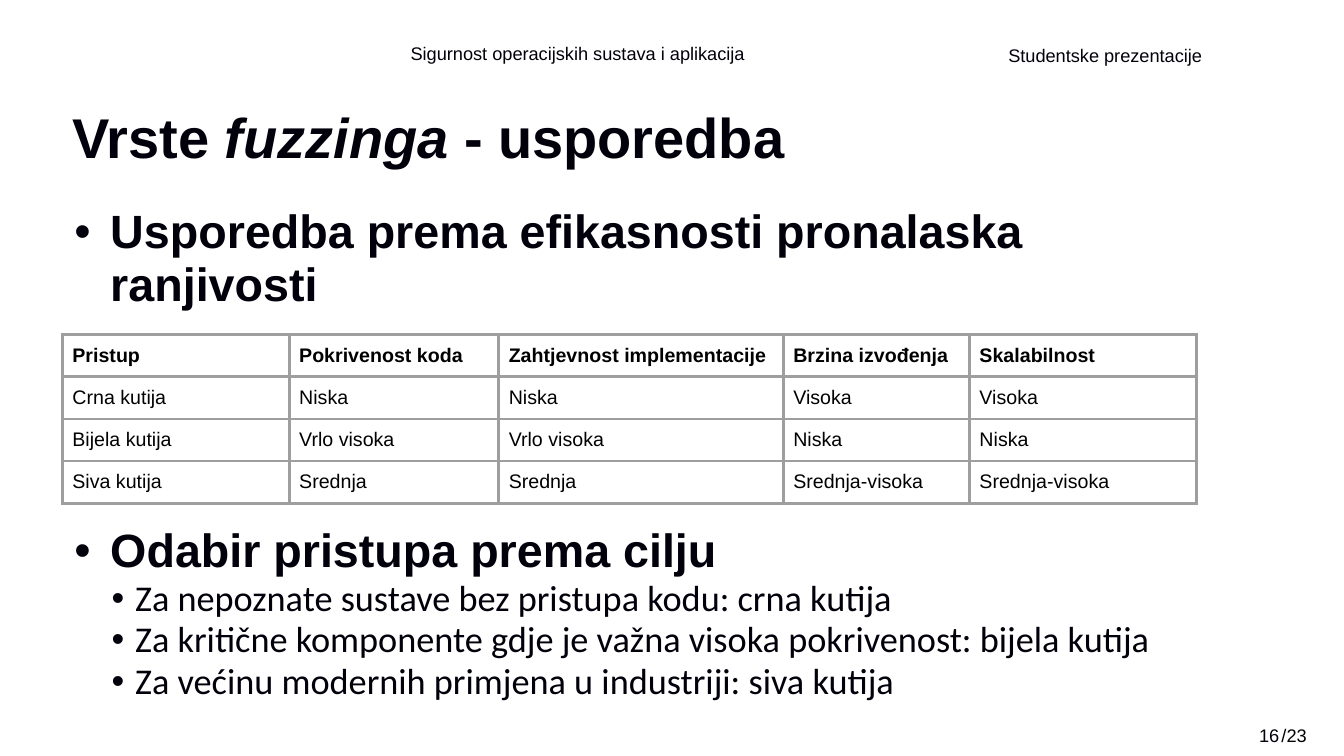
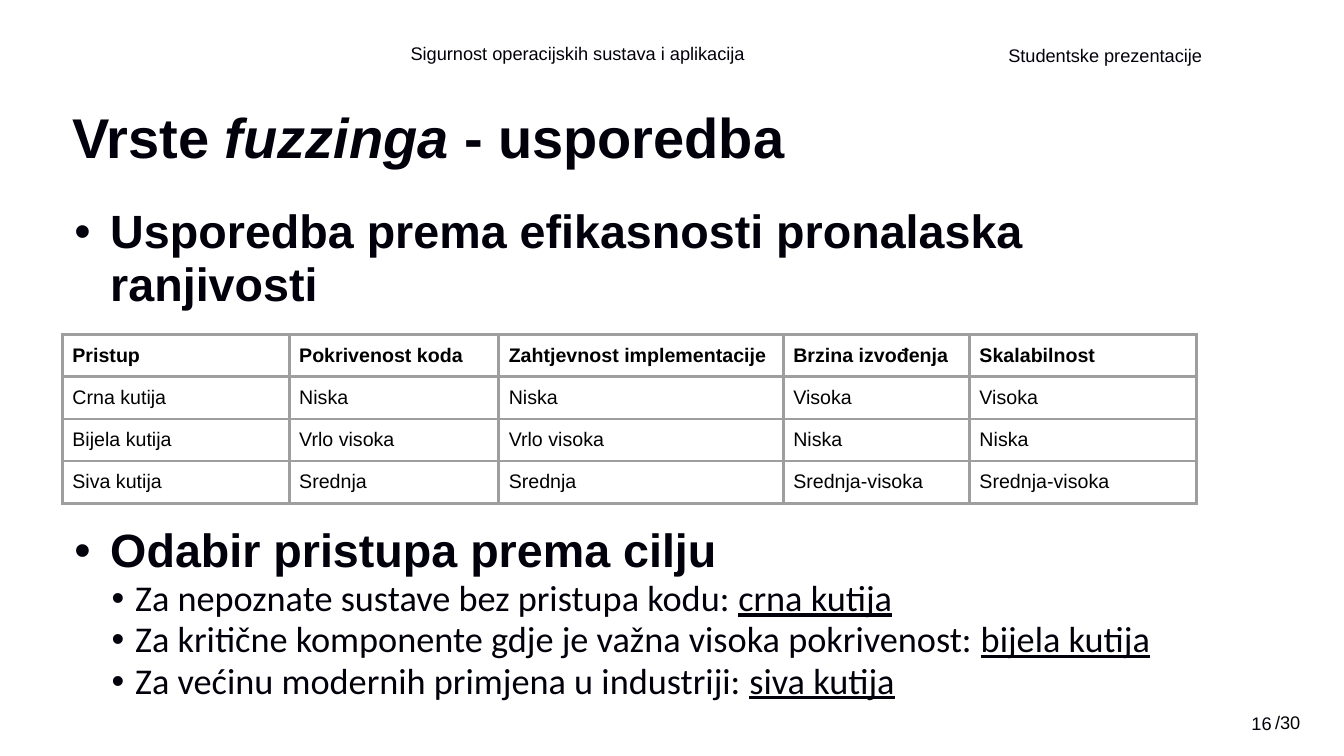
Before and after one commit to Gl1tc6/FER_diplomski, a slide deck: slide 16 of 2semestar/SOSA/SOSA Studentske prezentacije - DAK_Fuzzing.pptx. Drawn at 1344x756 pixels with LibreOffice and Linux fonts; fonts in the diff are those of the drawing; background and template pictures are left out. Boxes give left, top, right and bottom in pixels: in the first picture for what was removed or moved away, otherwise in the second. Text is boxed around its words. In the diff, an @@ line names an element or a change of style, - is before the commit and + after.

```diff
--- a/2semestar/SOSA/SOSA Studentske prezentacije - DAK_Fuzzing.pptx
+++ b/2semestar/SOSA/SOSA Studentske prezentacije - DAK_Fuzzing.pptx
@@ text at (x1=135, y1=585, x2=1150, y2=701): underline on in "crna kutija", "bijela kutija", "siva kutija" @@
@@ page number moved from (x1=1259, y1=729, x2=1279, y2=742) to (x1=1251, y1=717, x2=1271, y2=730) @@
@@ text added at (x1=1275, y1=715, x2=1300, y2=730), 13 pt, text #000000 @@
+/30
@@ text removed at (x1=1281, y1=728, x2=1306, y2=742) @@
-/23
```
Also in this commit, not shown: 26 other slides changed, 47 other files.
